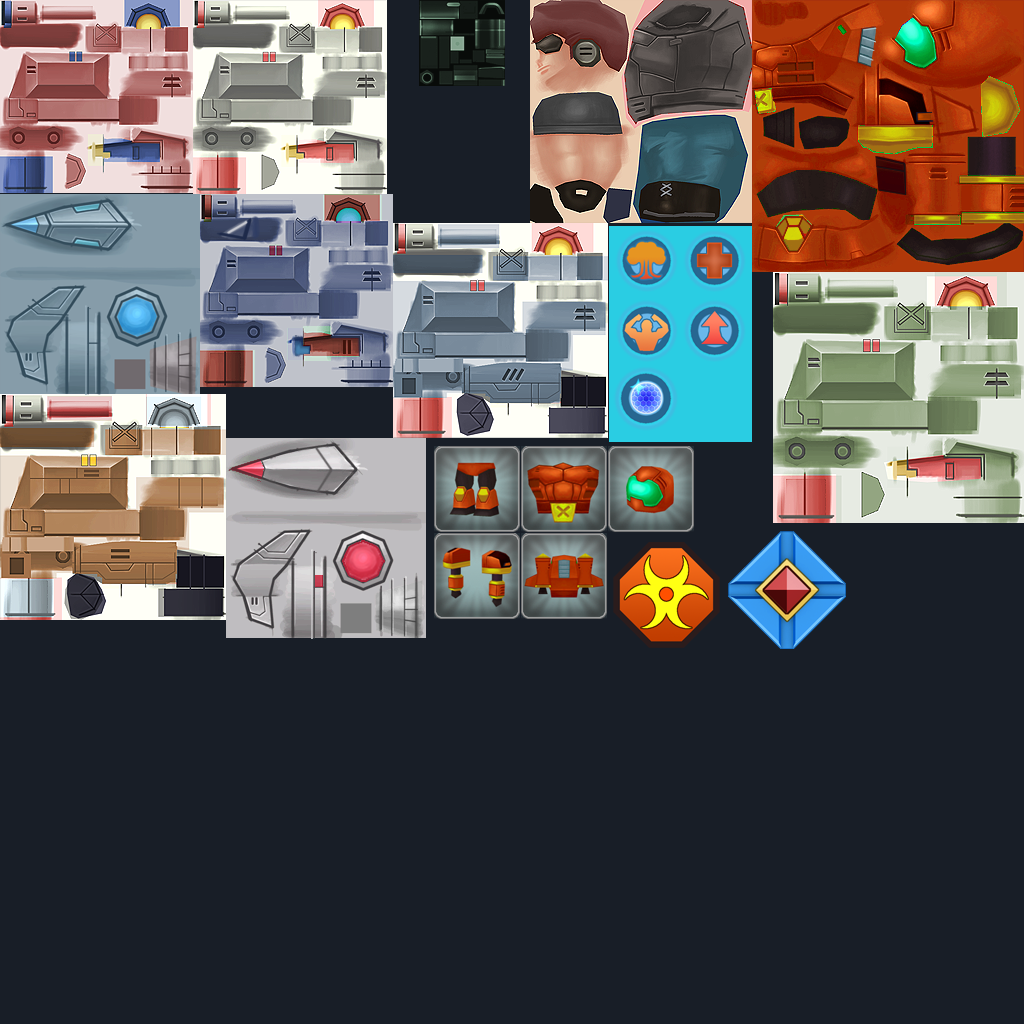
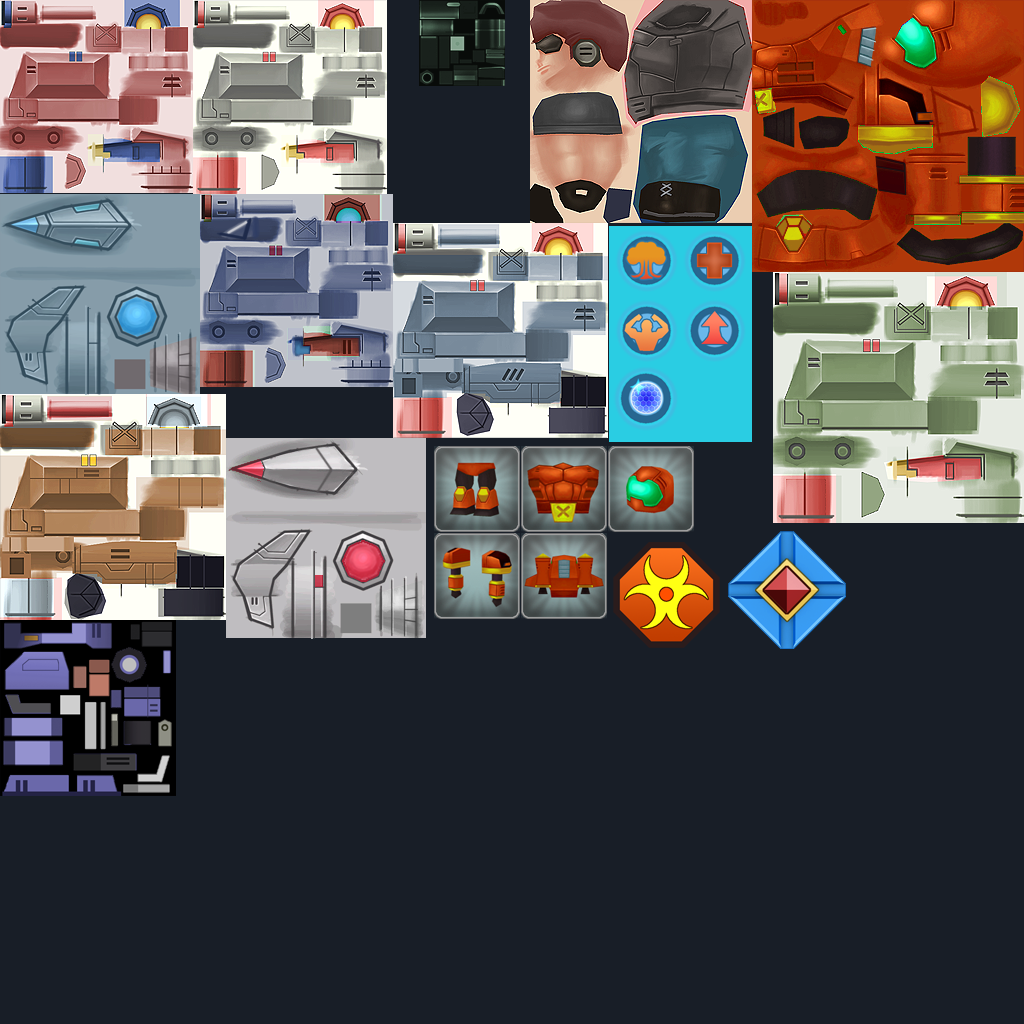
Layer changes from the first 1024 x 1024 image to the second:
added layer "Layer 19" in group "Group 1" over [0,620,176,796]
